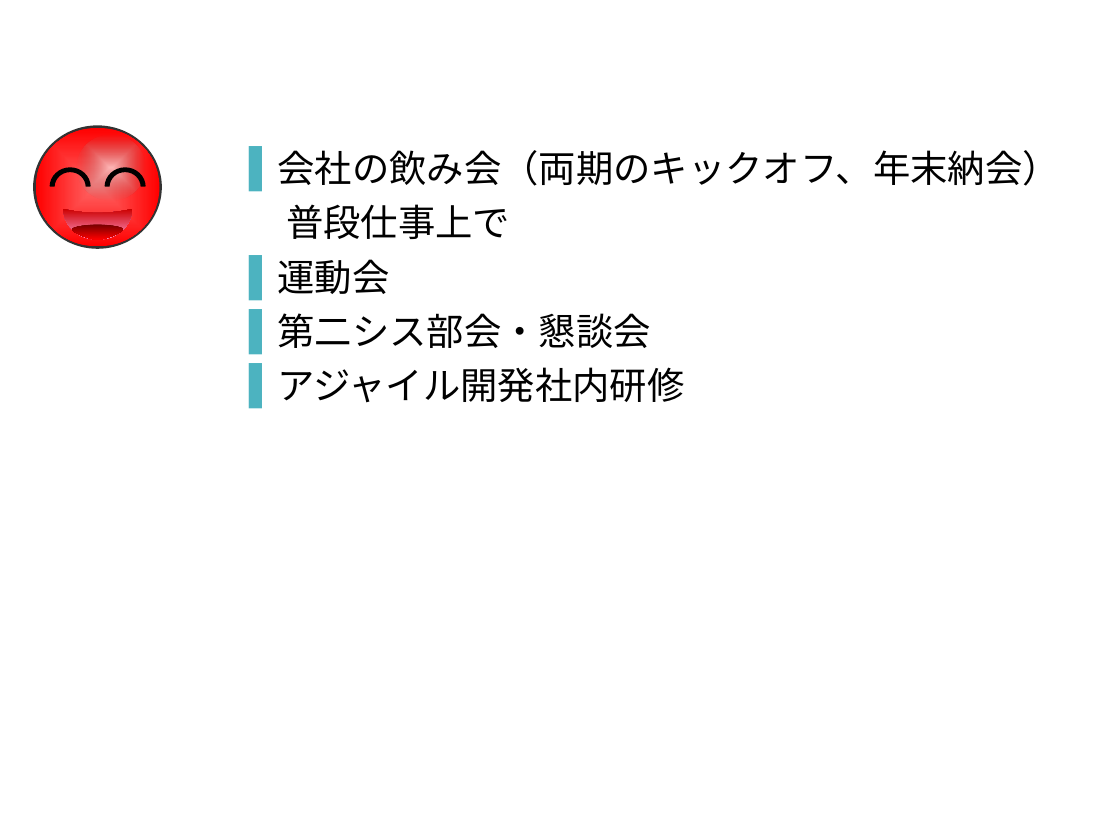
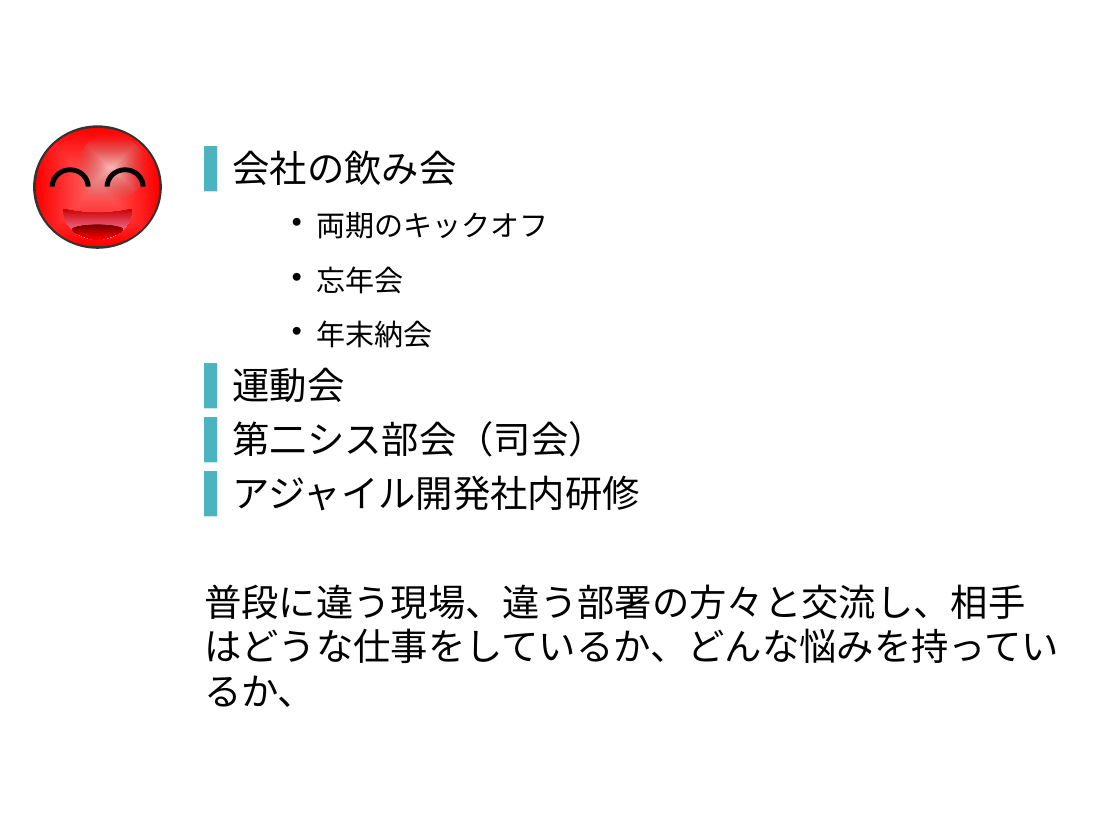
Before and after one commit to milo-bb/test, a slide deck: slide 5 of 昇格プレゼン(徐洋)_new.pptx. Drawn at 1120x840 pixels with LibreOffice and Linux fonts; fonts in the diff are those of the drawing; background and template pictures are left out. Boxes give left, top, right and bottom in pixels: in the first picture for what was removed or moved away, otherwise in the second. Text is boxed around its words. In the diff, an @@ line names an element or a change of style, - is before the commit and + after.

```diff
--- a/昇格プレゼン(徐洋)_new.pptx
+++ b/昇格プレゼン(徐洋)_new.pptx
@@ text "会社の飲み会": place and size @@
-text "会社の飲み会" at [277,150,1059,403]
+text "会社の飲み会" at [204,150,1059,707]
@@ text at [233,150,549,348]: text changed; size 18 to 14 pt @@
-▌ 会社の飲み会（両期のキックオフ、年末納会）
-普段仕事上で
+▌ 会社の飲み会
+・両期のキックオフ
+・忘年会
+・年末納会
@@ text at [233,421,606,457]: text changed @@
-▌ 第二シス部会・懇談会
+▌ 第二シス部会（司会）
@@ text at [204,584,1059,707]: paragraph added @@
+普段に違う現場、違う部署の方々と交流し、相手はどうな仕事をしているか、どんな悩みを持っているか、
```
Also in this commit, not shown: 1 other slide changed, 1 slide added.
